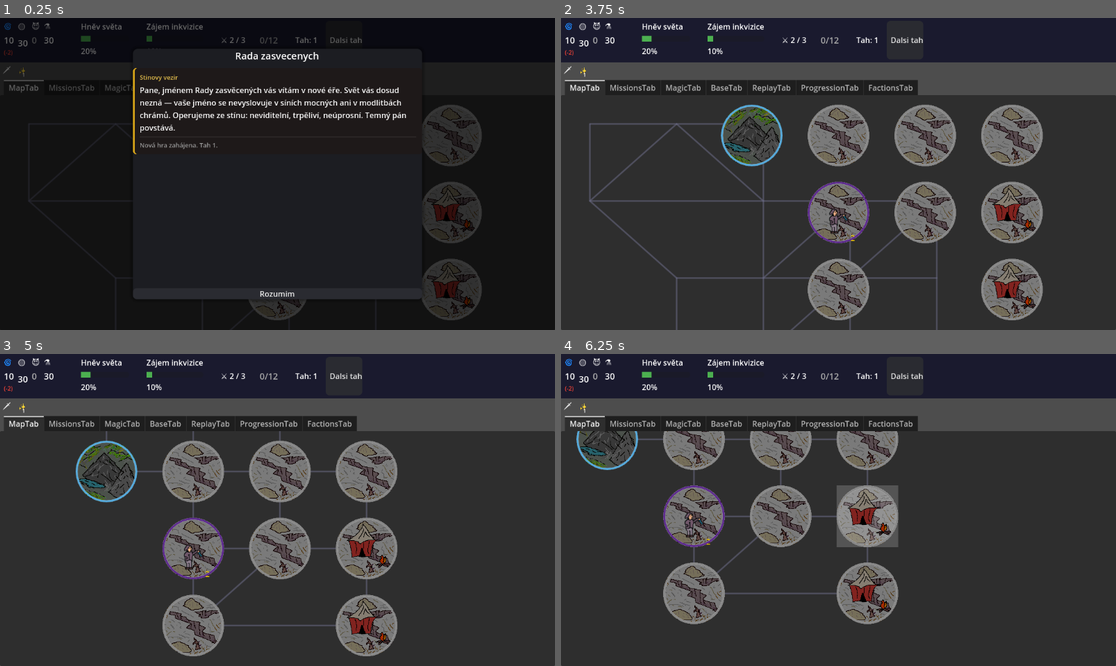
Above: before the commit, frames 1-4 (two rows, left to right).
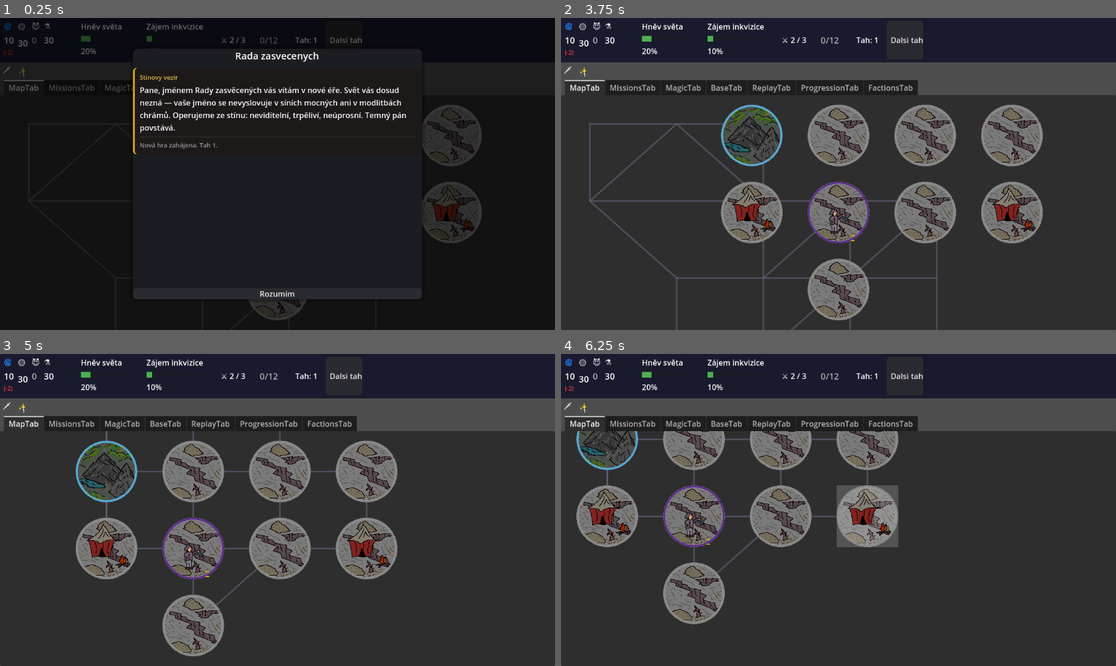
Above: after the commit, the same moments.

Repository: HannibalCZ/dark-lord
Game: Godot game, scene res://scenes/Main.tscn
Same seed, same stepped clock (60 frames per second), same inputs: the game is played once before the commit and once after it.
Inputs (mouse positions are in pixels of both pictures, inside the frame that each line leads up to):
- Up to frame 1 (0.25 s): no input
- Up to frame 2 (3.75 s): click "Dalsi tah" at 0.5 s; click "🗡" at 1.25 s; click "✨" at 2 s; click (749, 58) at 2.77 s; click "Rozumim" at 3.5 s
- Up to frame 3 (5 s): tap Enter at 4.25 s; move the mouse to (399, 494) at 4.27 s; hold D from 4.28 s (still down)
- Up to frame 4 (6.25 s): move the mouse to (727, 525) at 5.02 s; release D at 5.03 s; hold S 5.03-5.78 s; move the mouse to (894, 441) at 5.77 s; hold D from 5.78 s (still down)

The runs differ from the first frame. In frame 1, 1.2% of the frame differs, in the area x 75-87%, y 77-97%; in frame 2, 3.3%; in frame 3, 3.4%; in frame 4, 3.4%, in the area x 2-61%, y 37-87%.

Commit message:
feat(v0.06): nové Behavior.ACTING — přechodná fáze paladinů při Heat 50
Faction.Behavior enum rozšířen o ACTING mezi PATROLLING a AGGRESSIVE.
AIManager mapuje ACTING → lair_hunter profil. GameState._check_heat_thresholds
přiřazuje ACTING při HEAT_STAGE_2. Úpravy mapy: owner změny, nové sousednosti.

Co-Authored-By: Claude Sonnet 4.6 <noreply@anthropic.com>

Diff:
--- a/data/maps/mvp_map.json
+++ b/data/maps/mvp_map.json
@@ -1,33 +1,33 @@
 {
   "meta": {
-    "map_id": "v002_map",
-    "grid_w": 0,
-    "grid_h": 0,
-    "use_explicit_neighbors": true
+	"map_id": "v002_map",
+	"grid_w": 0,
+	"grid_h": 0,
+	"use_explicit_neighbors": true
   },
   "regions": [
-    { "id": 0,  "name": "Severni divocina",     "owner_faction_id": "orc",      "region_type": "wasteland", "region_kind": "wilderness", "position": {"x": 60,  "y": 60},   "neighbors": [1, 2] },
-    { "id": 1,  "name": "Orci tabořiště",        "owner_faction_id": "orc",      "region_type": "wasteland", "region_kind": "wilderness", "position": {"x": 240, "y": 60},   "neighbors": [0, 2, 3, 19], "lair": { "id": "orc_camp", "control": "neutral", "influence": 0 } },
-    { "id": 2,  "name": "Orci pevnost",          "owner_faction_id": "orc",      "region_type": "wasteland", "region_kind": "wilderness", "position": {"x": 60,  "y": 220},  "neighbors": [0, 1, 3, 6] },
-    { "id": 3,  "name": "Zlata plan",            "owner_faction_id": "paladin",  "region_type": "plains",    "region_kind": "civilized",  "position": {"x": 420, "y": 220},  "neighbors": [1, 2, 4, 7, 19] },
-    { "id": 4,  "name": "Stražna věž",           "owner_faction_id": "paladin",  "region_type": "plains",    "region_kind": "civilized",  "position": {"x": 600, "y": 220},  "neighbors": [3, 5, 7, 8] },
-    { "id": 5,  "name": "Elfi hranice",          "owner_faction_id": "elf",      "region_type": "forest",    "region_kind": "civilized",  "position": {"x": 780, "y": 220},  "neighbors": [4, 8, 9] },
-    { "id": 6,  "name": "Stara tržnice",         "owner_faction_id": "merchant", "region_type": "town",      "region_kind": "civilized",  "position": {"x": 240, "y": 380},  "neighbors": [2, 7, 10] },
-    { "id": 7,  "name": "Paladinský hrad",       "owner_faction_id": "paladin",  "region_type": "plains",    "region_kind": "civilized",  "position": {"x": 420, "y": 380},  "neighbors": [3, 4, 6, 8, 11] },
-    { "id": 8,  "name": "Přechod",               "owner_faction_id": "neutral",  "region_type": "village",   "region_kind": "civilized",  "position": {"x": 600, "y": 380},  "neighbors": [4, 5, 7, 9, 11, 15] },
-    { "id": 9,  "name": "Elfi haj",              "owner_faction_id": "elf",      "region_type": "forest",    "region_kind": "civilized",  "position": {"x": 780, "y": 380},  "neighbors": [5, 8, 12] },
-    { "id": 10, "name": "Obchodni město",        "owner_faction_id": "merchant", "region_type": "town",      "region_kind": "civilized",  "position": {"x": 240, "y": 540},  "neighbors": [6, 11, 13] },
-    { "id": 11, "name": "Hranicni osada",        "owner_faction_id": "neutral",  "region_type": "village",   "region_kind": "civilized",  "position": {"x": 420, "y": 540},  "neighbors": [7, 8, 10, 14] },
-    { "id": 12, "name": "Elfi svatyne",          "owner_faction_id": "elf",      "region_type": "forest",    "region_kind": "civilized",  "position": {"x": 780, "y": 540},  "neighbors": [9] },
-    { "id": 13, "name": "Přistav kupcu",         "owner_faction_id": "merchant", "region_type": "town",      "region_kind": "civilized",  "position": {"x": 240, "y": 700},  "neighbors": [10, 14] },
-    { "id": 14, "name": "Temny hvozd",           "owner_faction_id": "neutral",  "region_type": "wasteland", "region_kind": "wilderness", "position": {"x": 420, "y": 700},  "neighbors": [11, 13, 15, 16] },
-    { "id": 15, "name": "Zapomenuta zřicenina",  "owner_faction_id": "neutral",  "region_type": "wasteland", "region_kind": "wilderness", "position": {"x": 600, "y": 700},  "neighbors": [8, 14, 17, 20] },
-    { "id": 16, "name": "Citadela",              "owner_faction_id": "player",   "region_type": "wasteland", "region_kind": "wilderness", "position": {"x": 420, "y": 860},  "neighbors": [14, 17, 18] },
-    { "id": 17, "name": "Prokleta bažina",       "owner_faction_id": "neutral",  "region_type": "wasteland", "region_kind": "wilderness", "position": {"x": 600, "y": 860},  "neighbors": [15, 16, 18, 21] },
-    { "id": 18, "name": "Zapomenute hlubiny",    "owner_faction_id": "neutral",  "region_type": "wasteland", "region_kind": "wilderness", "position": {"x": 420, "y": 1020}, "neighbors": [16, 17, 22] },
-    { "id": 19, "name": "Paladinská provincie",  "owner_faction_id": "paladin",  "region_type": "plains",    "region_kind": "civilized",  "position": {"x": 420, "y": 60},   "neighbors": [1, 3] },
-    { "id": 20, "name": "Jižní průsmyk",         "owner_faction_id": "neutral",  "region_type": "wasteland", "region_kind": "wilderness", "position": {"x": 780, "y": 700},  "neighbors": [15, 21] },
-    { "id": 21, "name": "Jižní doupě 1",         "owner_faction_id": "neutral",  "region_type": "wasteland", "region_kind": "wilderness", "position": {"x": 780, "y": 860},  "neighbors": [17, 20, 22], "lair": { "id": "orc_camp", "control": "neutral", "influence": 0 } },
-    { "id": 22, "name": "Jižní doupě 2",         "owner_faction_id": "neutral",  "region_type": "wasteland", "region_kind": "wilderness", "position": {"x": 780, "y": 1020}, "neighbors": [18, 21], "lair": { "id": "orc_camp", "control": "neutral", "influence": 0 } }
+	{ "id": 0,  "name": "Severni divocina",     "owner_faction_id": "neutral",      "region_type": "wasteland", "region_kind": "wilderness", "position": {"x": 60,  "y": 60},   "neighbors": [1, 2] },
+	{ "id": 1,  "name": "Orci tabořiště",        "owner_faction_id": "neutral",      "region_type": "wasteland", "region_kind": "wilderness", "position": {"x": 240, "y": 60},   "neighbors": [0, 2, 3, 19], "lair": { "id": "orc_camp", "control": "neutral", "influence": 0 } },
+	{ "id": 2,  "name": "Orci pevnost",          "owner_faction_id": "neutral/ ",      "region_type": "wasteland", "region_kind": "wilderness", "position": {"x": 60,  "y": 220},  "neighbors": [0, 1, 3, 6] },
+	{ "id": 3,  "name": "Zlata plan",            "owner_faction_id": "paladin",  "region_type": "plains",    "region_kind": "civilized",  "position": {"x": 420, "y": 220},  "neighbors": [1, 2, 4, 7, 19] },
+	{ "id": 4,  "name": "Stražna věž",           "owner_faction_id": "paladin",  "region_type": "plains",    "region_kind": "civilized",  "position": {"x": 600, "y": 220},  "neighbors": [3, 5, 7, 8] },
+	{ "id": 5,  "name": "Elfi hranice",          "owner_faction_id": "elf",      "region_type": "forest",    "region_kind": "civilized",  "position": {"x": 780, "y": 220},  "neighbors": [4, 8, 9] },
+	{ "id": 6,  "name": "Stara tržnice",         "owner_faction_id": "merchant", "region_type": "town",      "region_kind": "civilized",  "position": {"x": 240, "y": 380},  "neighbors": [2, 7, 10] },
+	{ "id": 7,  "name": "Paladinský hrad",       "owner_faction_id": "paladin",  "region_type": "plains",    "region_kind": "civilized",  "position": {"x": 420, "y": 380},  "neighbors": [3, 4, 6, 8, 11] },
+	{ "id": 8,  "name": "Přechod",               "owner_faction_id": "neutral",  "region_type": "village",   "region_kind": "civilized",  "position": {"x": 600, "y": 380},  "neighbors": [4, 5, 7, 9, 11, 15] },
+	{ "id": 9,  "name": "Elfi haj",              "owner_faction_id": "elf",      "region_type": "forest",    "region_kind": "civilized",  "position": {"x": 780, "y": 380},  "neighbors": [5, 8, 12] },
+	{ "id": 10, "name": "Obchodni město",        "owner_faction_id": "merchant", "region_type": "town",      "region_kind": "civilized",  "position": {"x": 240, "y": 540},  "neighbors": [6, 11, 13] },
+	{ "id": 11, "name": "Hranicni osada",        "owner_faction_id": "neutral",  "region_type": "village",   "region_kind": "civilized",  "position": {"x": 420, "y": 540},  "neighbors": [7, 8, 10, 14] },
+	{ "id": 12, "name": "Elfi svatyne",          "owner_faction_id": "elf",      "region_type": "forest",    "region_kind": "civilized",  "position": {"x": 780, "y": 540},  "neighbors": [9] },
+	{ "id": 13, "name": "Přistav kupcu",         "owner_faction_id": "merchant", "region_type": "town",      "region_kind": "civilized",  "position": {"x": 240, "y": 700},  "neighbors": [10, 14, 22] },
+	{ "id": 14, "name": "Temny hvozd",           "owner_faction_id": "neutral",  "region_type": "wasteland", "region_kind": "wilderness", "position": {"x": 420, "y": 700},  "neighbors": [11, 13, 15, 16] },
+	{ "id": 15, "name": "Zapomenuta zřicenina",  "owner_faction_id": "neutral",  "region_type": "wasteland", "region_kind": "wilderness", "position": {"x": 600, "y": 700},  "neighbors": [8, 14, 17, 20] },
+	{ "id": 16, "name": "Citadela",              "owner_faction_id": "player",   "region_type": "wasteland", "region_kind": "wilderness", "position": {"x": 420, "y": 860},  "neighbors": [14, 17, 18, 22] },
+	{ "id": 17, "name": "Prokleta bažina",       "owner_faction_id": "neutral",  "region_type": "wasteland", "region_kind": "wilderness", "position": {"x": 600, "y": 860},  "neighbors": [15, 16, 18, 21] },
+	{ "id": 18, "name": "Zapomenute hlubiny",    "owner_faction_id": "neutral",  "region_type": "wasteland", "region_kind": "wilderness", "position": {"x": 420, "y": 1020}, "neighbors": [16, 17] },
+	{ "id": 19, "name": "Paladinská provincie",  "owner_faction_id": "paladin",  "region_type": "plains",    "region_kind": "civilized",  "position": {"x": 420, "y": 60},   "neighbors": [1, 3] },
+	{ "id": 20, "name": "Jižní průsmyk",         "owner_faction_id": "neutral",  "region_type": "wasteland", "region_kind": "wilderness", "position": {"x": 780, "y": 700},  "neighbors": [15, 21] },
+	{ "id": 21, "name": "Jižní doupě 1",         "owner_faction_id": "neutral",  "region_type": "wasteland", "region_kind": "wilderness", "position": {"x": 780, "y": 860},  "neighbors": [17, 20], "lair": { "id": "orc_camp", "control": "neutral", "influence": 0 } },
+	{ "id": 22, "name": "Jižní doupě 2",         "owner_faction_id": "neutral",  "region_type": "wasteland", "region_kind": "wilderness", "position": {"x": 240, "y": 860}, "neighbors": [13, 10], "lair": { "id": "orc_camp", "control": "neutral", "influence": 0 } }
   ]
 }
--- a/managers/AIManager.gd
+++ b/managers/AIManager.gd
@@ -95,6 +95,8 @@
 			return "final_assault"
 		Faction.Behavior.AGGRESSIVE:
 			return "paladin_threat"
+		Faction.Behavior.ACTING:
+			return "lair_hunter"
 		Faction.Behavior.PATROLLING:
 			return "defender"
 		_:
--- a/scripts/Faction.gd
+++ b/scripts/Faction.gd
@@ -4,8 +4,9 @@
 enum Behavior {
 	PASSIVE,      # Heat < 25  — výchozí stav
 	PATROLLING,   # Heat >= 25 — hlídkování na vlastním území
-	AGGRESSIVE,   # Heat >= 50 — útok na lairy
-	COORDINATED   # Heat >= 75 — koordinovaný útok
+	ACTING,   # Heat >= 50 — útok na lairy
+	AGGRESSIVE,   # Heat >= 75 — pripravi se na hranice
+	COORDINATED   # Heat >= 100 — koordinovaný útok
 }
 
 var current_behavior: Behavior = Behavior.PASSIVE
--- a/scripts/GameState.gd
+++ b/scripts/GameState.gd
@@ -536,7 +536,7 @@
 	elif eff_new >= Balance.HEAT_STAGE_3:
 		paladin_faction.current_behavior = Faction.Behavior.AGGRESSIVE
 	elif eff_new >= Balance.HEAT_STAGE_2:
-		paladin_faction.current_behavior = Faction.Behavior.AGGRESSIVE
+		paladin_faction.current_behavior = Faction.Behavior.ACTING
 	elif eff_new >= Balance.HEAT_STAGE_1:
 		paladin_faction.current_behavior = Faction.Behavior.PATROLLING
 	else:
